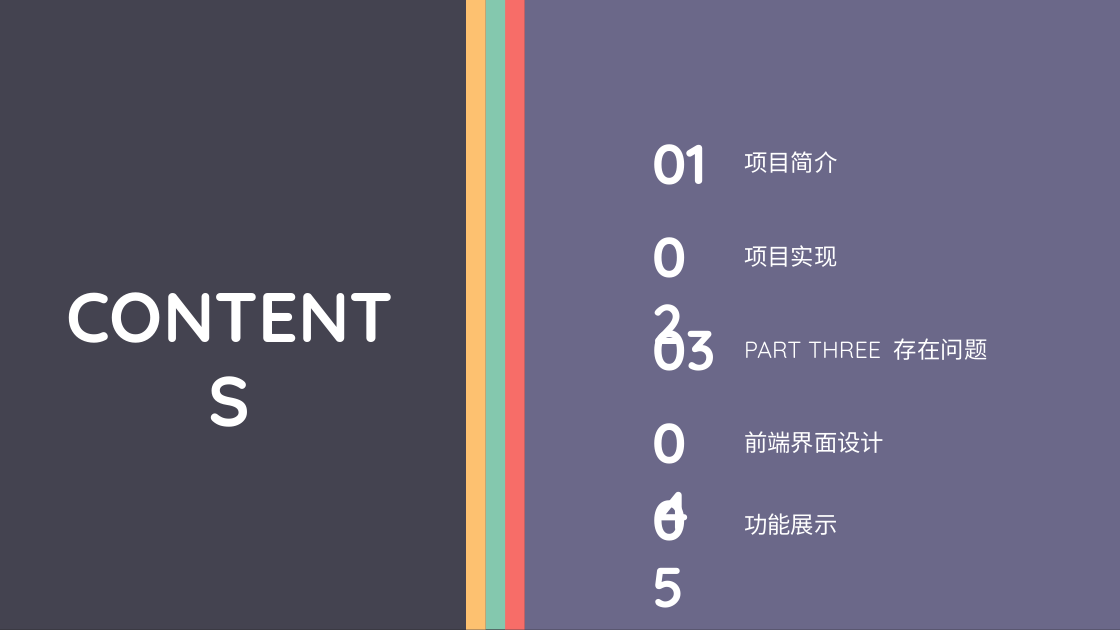
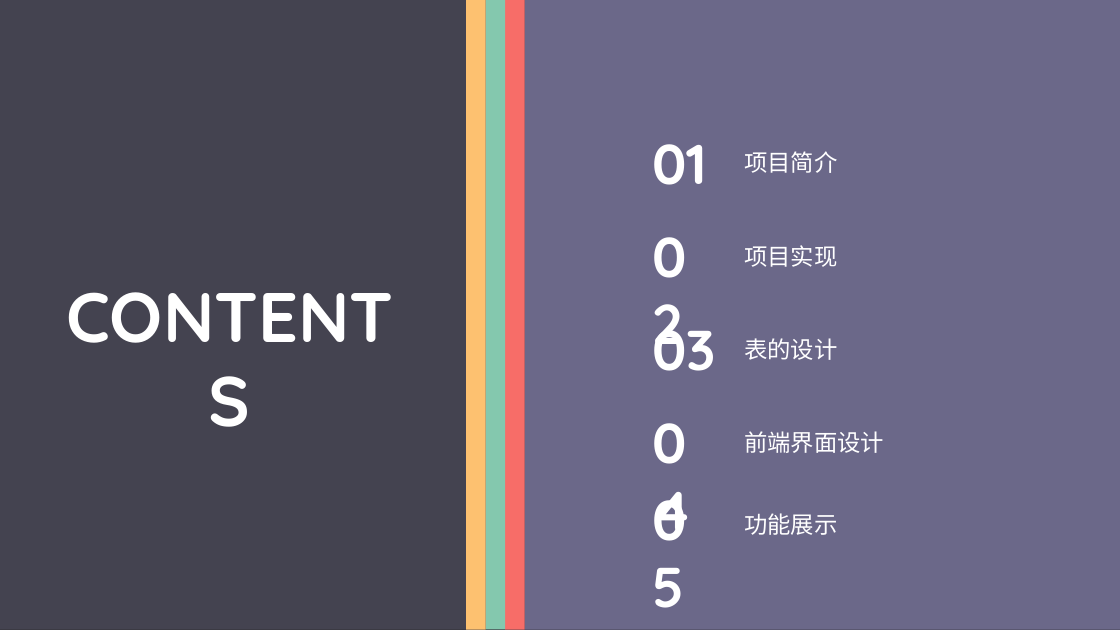
Before and after one commit to Azerrroth/dbgaokao-2019, a slide deck: slide 2 of 数据库展示.pptx. Drawn at 1120x630 pixels with LibreOffice and Linux fonts; fonts in the diff are those of the drawing; background and template pictures are left out; a plain dark background stands for a picture behind light text. Boxes give left, top, right and bottom in pixels: in the first picture for what was removed or moved away, otherwise in the second. Text is boxed around its words. In the diff, an @@ line names an element or a change of style, - is before the commit and + after.

```diff
--- a/数据库展示.pptx
+++ b/数据库展示.pptx
@@ text at (744,338,837,360): text changed @@
-PART THREE 存在问题
+表的设计
```
Also in this commit, not shown: 3 other slides changed, 2 slides added, 1 slide removed.
